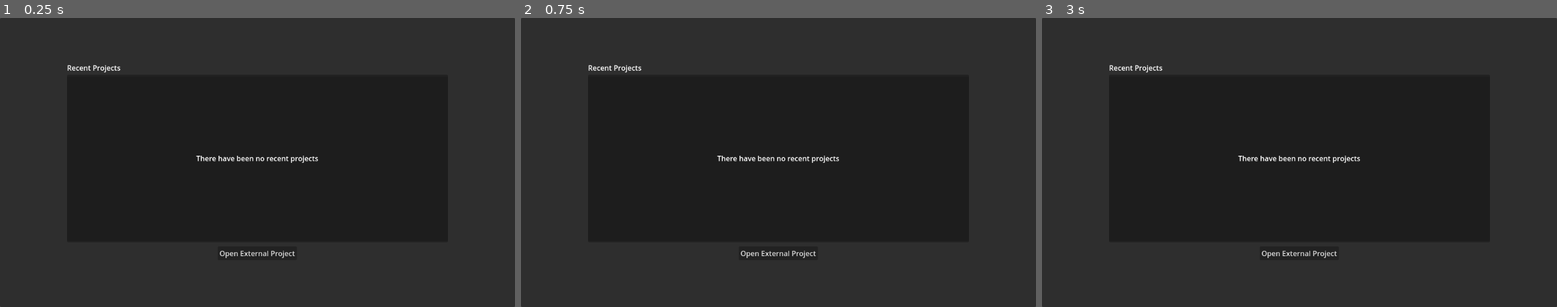
Above: before the commit, frames 1-3 (left to right).
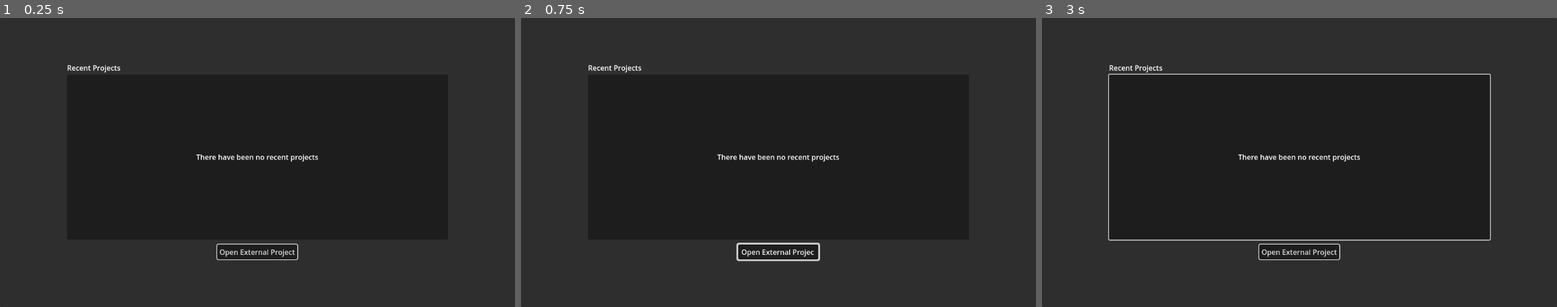
Above: after the commit, the same moments.

Repository: Ji-Xpress/ji-xpress
Game: Godot game, scene res://launcher.tscn
Same seed, same stepped clock (60 frames per second), same inputs: the game is played once before the commit and once after it. The project has no main scene, so this scene is started directly.
Inputs (mouse positions are in pixels of both pictures, inside the frame that each line leads up to):
- Up to frame 1 (0.25 s): no input
- Up to frame 2 (0.75 s): click "Open External Project" at 0.5 s
- Up to frame 3 (3 s): click "Open External Project" at 1.25 s; click "Open External Project" at 2 s; tap Enter at 2.75 s; move the mouse to (1412, 148) at 2.77 s; tap Ctrl at 2.85 s; click (1412, 148) at 2.92 s

The runs differ from the first frame. In frame 1, 0.6% of the frame differs, in the area x 38-62%, y 47-84%; in frame 2, 0.8%; in frame 3, 1.5%, in the area x 12-88%, y 19-84%.

Commit message:
Create styling base for the project

Diff:
--- a/launcher.tscn
+++ b/launcher.tscn
@@ -1,5 +1,6 @@
-[gd_scene load_steps=3 format=3 uid="uid://bwqsoxuan5702"]
+[gd_scene load_steps=4 format=3 uid="uid://bwqsoxuan5702"]
 
+[ext_resource type="Theme" uid="uid://bpuu0k8y00f6d" path="res://themes/launcher_theme.tres" id="1_abyt1"]
 [ext_resource type="Script" path="res://launcher.gd" id="1_lw4sm"]
 [ext_resource type="PackedScene" uid="uid://ca1nmslw6vqvx" path="res://nodes/dialogs.tscn" id="2_ktfgy"]
 
@@ -10,7 +11,11 @@
 anchor_bottom = 1.0
 grow_horizontal = 2
 grow_vertical = 2
+theme = ExtResource("1_abyt1")
 script = ExtResource("1_lw4sm")
+
+[node name="Dialogs" parent="." instance=ExtResource("2_ktfgy")]
+layout_mode = 1
 
 [node name="PanelContainer" type="PanelContainer" parent="."]
 layout_mode = 1
@@ -46,12 +51,15 @@
 anchor_bottom = 1.0
 grow_horizontal = 2
 grow_vertical = 2
+theme_type_variation = &"PanelProjectList"
 
 [node name="ProjectList" type="ItemList" parent="PanelContainer/MarginContainer/VBoxContainer/ProjectList"]
-layout_mode = 2
-offset_top = 4.0
-offset_right = 852.0
-offset_bottom = 373.0
+layout_mode = 1
+anchors_preset = 15
+anchor_right = 1.0
+anchor_bottom = 1.0
+grow_horizontal = 2
+grow_vertical = 2
 size_flags_vertical = 3
 
 [node name="NoRecentProjects" type="Label" parent="PanelContainer/MarginContainer/VBoxContainer/ProjectList"]
@@ -67,10 +75,10 @@
 
 [node name="MarginContainer" type="MarginContainer" parent="PanelContainer/MarginContainer/VBoxContainer"]
 layout_mode = 2
-theme_override_constants/margin_left = 5
-theme_override_constants/margin_top = 5
-theme_override_constants/margin_right = 5
-theme_override_constants/margin_bottom = 5
+theme_override_constants/margin_left = 10
+theme_override_constants/margin_top = 10
+theme_override_constants/margin_right = 10
+theme_override_constants/margin_bottom = 10
 
 [node name="OpenExternalProject" type="Button" parent="PanelContainer/MarginContainer/VBoxContainer/MarginContainer"]
 layout_mode = 2
@@ -78,8 +86,5 @@
 size_flags_vertical = 4
 text = "Open External Project"
 
-[node name="Dialogs" parent="." instance=ExtResource("2_ktfgy")]
-layout_mode = 1
-
 [connection signal="item_clicked" from="PanelContainer/MarginContainer/VBoxContainer/ProjectList/ProjectList" to="." method="_on_project_list_item_clicked"]
 [connection signal="pressed" from="PanelContainer/MarginContainer/VBoxContainer/MarginContainer/OpenExternalProject" to="." method="_on_open_external_project_pressed"]
--- a/main_ui.tscn
+++ b/main_ui.tscn
@@ -1,7 +1,8 @@
-[gd_scene load_steps=4 format=3 uid="uid://bymo0mo27kepp"]
+[gd_scene load_steps=5 format=3 uid="uid://bymo0mo27kepp"]
 
 [ext_resource type="PackedScene" uid="uid://csdd3cuagwfma" path="res://ui/project_tree_ui.tscn" id="1_4j2qr"]
 [ext_resource type="Script" path="res://main_ui.gd" id="1_4jq4c"]
+[ext_resource type="Theme" uid="uid://vbdjw2o5urhh" path="res://themes/main_ui_theme.tres" id="1_055gw"]
 [ext_resource type="PackedScene" uid="uid://ca1nmslw6vqvx" path="res://nodes/dialogs.tscn" id="3_hq754"]
 
 [node name="MainUI" type="Control"]
@@ -11,7 +12,11 @@
 anchor_bottom = 1.0
 grow_horizontal = 2
 grow_vertical = 2
+theme = ExtResource("1_055gw")
 script = ExtResource("1_4jq4c")
+
+[node name="Dialogs" parent="." instance=ExtResource("3_hq754")]
+layout_mode = 1
 
 [node name="PanelContainer" type="PanelContainer" parent="."]
 layout_mode = 1
@@ -53,6 +58,3 @@
 size_flags_horizontal = 3
 size_flags_stretch_ratio = 6.0
 use_hidden_tabs_for_min_size = true
-
-[node name="Dialogs" parent="." instance=ExtResource("3_hq754")]
-layout_mode = 1
--- a/project.godot
+++ b/project.godot
@@ -10,7 +10,7 @@
 
 [application]
 
-config/name="Game Design Canvas"
+config/name="Story Creator"
 config/features=PackedStringArray("4.1", "GL Compatibility")
 config/icon="res://icon.svg"
 
--- /dev/null
+++ b/themes/launcher_theme.tres
@@ -0,0 +1,92 @@
+[gd_resource type="Theme" load_steps=7 format=3 uid="uid://bpuu0k8y00f6d"]
+
+[sub_resource type="StyleBoxFlat" id="StyleBoxFlat_iyna3"]
+resource_local_to_scene = true
+bg_color = Color(0.113281, 0.113281, 0.113281, 1)
+border_width_left = 2
+border_width_top = 2
+border_width_right = 2
+border_width_bottom = 2
+corner_radius_top_left = 4
+corner_radius_top_right = 4
+corner_radius_bottom_right = 4
+corner_radius_bottom_left = 4
+expand_margin_left = 5.0
+expand_margin_top = 5.0
+expand_margin_right = 5.0
+expand_margin_bottom = 5.0
+
+[sub_resource type="StyleBoxFlat" id="StyleBoxFlat_16s42"]
+resource_local_to_scene = true
+bg_color = Color(0.113281, 0.113281, 0.113281, 1)
+border_width_left = 2
+border_width_top = 2
+border_width_right = 2
+border_width_bottom = 2
+corner_radius_top_left = 4
+corner_radius_top_right = 4
+corner_radius_bottom_right = 4
+corner_radius_bottom_left = 4
+expand_margin_left = 5.0
+expand_margin_top = 5.0
+expand_margin_right = 5.0
+expand_margin_bottom = 5.0
+
+[sub_resource type="StyleBoxFlat" id="StyleBoxFlat_y2k6d"]
+resource_local_to_scene = true
+bg_color = Color(0.113281, 0.113281, 0.113281, 1)
+border_width_left = 4
+border_width_top = 4
+border_width_right = 4
+border_width_bottom = 4
+corner_radius_top_left = 4
+corner_radius_top_right = 4
+corner_radius_bottom_right = 4
+corner_radius_bottom_left = 4
+expand_margin_left = 7.0
+expand_margin_top = 7.0
+expand_margin_right = 7.0
+expand_margin_bottom = 7.0
+
+[sub_resource type="StyleBoxFlat" id="StyleBoxFlat_mcf4y"]
+resource_local_to_scene = true
+bg_color = Color(0.113281, 0.113281, 0.113281, 1)
+border_width_left = 2
+border_width_top = 2
+border_width_right = 2
+border_width_bottom = 2
+corner_radius_top_left = 4
+corner_radius_top_right = 4
+corner_radius_bottom_right = 4
+corner_radius_bottom_left = 4
+expand_margin_left = 5.0
+expand_margin_top = 5.0
+expand_margin_right = 5.0
+expand_margin_bottom = 5.0
+
+[sub_resource type="StyleBoxFlat" id="StyleBoxFlat_r8l5j"]
+resource_local_to_scene = true
+bg_color = Color(0.239216, 0.239216, 0.239216, 1)
+border_width_left = 4
+border_width_top = 4
+border_width_right = 4
+border_width_bottom = 4
+corner_radius_top_left = 4
+corner_radius_top_right = 4
+corner_radius_bottom_right = 4
+corner_radius_bottom_left = 4
+expand_margin_left = 5.0
+expand_margin_top = 5.0
+expand_margin_right = 5.0
+expand_margin_bottom = 5.0
+
+[sub_resource type="StyleBoxFlat" id="StyleBoxFlat_ok6qk"]
+bg_color = Color(0.113281, 0.113281, 0.113281, 1)
+
+[resource]
+Button/styles/disabled = SubResource("StyleBoxFlat_iyna3")
+Button/styles/focus = SubResource("StyleBoxFlat_16s42")
+Button/styles/hover = SubResource("StyleBoxFlat_y2k6d")
+Button/styles/normal = SubResource("StyleBoxFlat_mcf4y")
+Button/styles/pressed = SubResource("StyleBoxFlat_r8l5j")
+PanelProjectList/styles/panel = SubResource("StyleBoxFlat_ok6qk")
--- /dev/null
+++ b/themes/main_ui_theme.tres
@@ -0,0 +1,88 @@
+[gd_resource type="Theme" load_steps=6 format=3 uid="uid://vbdjw2o5urhh"]
+
+[sub_resource type="StyleBoxFlat" id="StyleBoxFlat_t4t4w"]
+resource_local_to_scene = true
+bg_color = Color(0.113281, 0.113281, 0.113281, 1)
+border_width_left = 2
+border_width_top = 2
+border_width_right = 2
+border_width_bottom = 2
+corner_radius_top_left = 4
+corner_radius_top_right = 4
+corner_radius_bottom_right = 4
+corner_radius_bottom_left = 4
+expand_margin_left = 5.0
+expand_margin_top = 5.0
+expand_margin_right = 5.0
+expand_margin_bottom = 5.0
+
+[sub_resource type="StyleBoxFlat" id="StyleBoxFlat_j4hdp"]
+resource_local_to_scene = true
+bg_color = Color(0.113281, 0.113281, 0.113281, 1)
+border_width_left = 2
+border_width_top = 2
+border_width_right = 2
+border_width_bottom = 2
+corner_radius_top_left = 4
+corner_radius_top_right = 4
+corner_radius_bottom_right = 4
+corner_radius_bottom_left = 4
+expand_margin_left = 5.0
+expand_margin_top = 5.0
+expand_margin_right = 5.0
+expand_margin_bottom = 5.0
+
+[sub_resource type="StyleBoxFlat" id="StyleBoxFlat_b5eqn"]
+resource_local_to_scene = true
+bg_color = Color(0.113281, 0.113281, 0.113281, 1)
+border_width_left = 4
+border_width_top = 4
+border_width_right = 4
+border_width_bottom = 4
+corner_radius_top_left = 4
+corner_radius_top_right = 4
+corner_radius_bottom_right = 4
+corner_radius_bottom_left = 4
+expand_margin_left = 7.0
+expand_margin_top = 7.0
+expand_margin_right = 7.0
+expand_margin_bottom = 7.0
+
+[sub_resource type="StyleBoxFlat" id="StyleBoxFlat_5qiva"]
+resource_local_to_scene = true
+bg_color = Color(0.113281, 0.113281, 0.113281, 1)
+border_width_left = 2
+border_width_top = 2
+border_width_right = 2
+border_width_bottom = 2
+corner_radius_top_left = 4
+corner_radius_top_right = 4
+corner_radius_bottom_right = 4
+corner_radius_bottom_left = 4
+expand_margin_left = 5.0
+expand_margin_top = 5.0
+expand_margin_right = 5.0
+expand_margin_bottom = 5.0
+
+[sub_resource type="StyleBoxFlat" id="StyleBoxFlat_i3et3"]
+resource_local_to_scene = true
+bg_color = Color(0.239216, 0.239216, 0.239216, 1)
+border_width_left = 4
+border_width_top = 4
+border_width_right = 4
+border_width_bottom = 4
+corner_radius_top_left = 4
+corner_radius_top_right = 4
+corner_radius_bottom_right = 4
+corner_radius_bottom_left = 4
+expand_margin_left = 5.0
+expand_margin_top = 5.0
+expand_margin_right = 5.0
+expand_margin_bottom = 5.0
+
+[resource]
+Button/styles/disabled = SubResource("StyleBoxFlat_t4t4w")
+Button/styles/focus = SubResource("StyleBoxFlat_j4hdp")
+Button/styles/hover = SubResource("StyleBoxFlat_b5eqn")
+Button/styles/normal = SubResource("StyleBoxFlat_5qiva")
+Button/styles/pressed = SubResource("StyleBoxFlat_i3et3")
